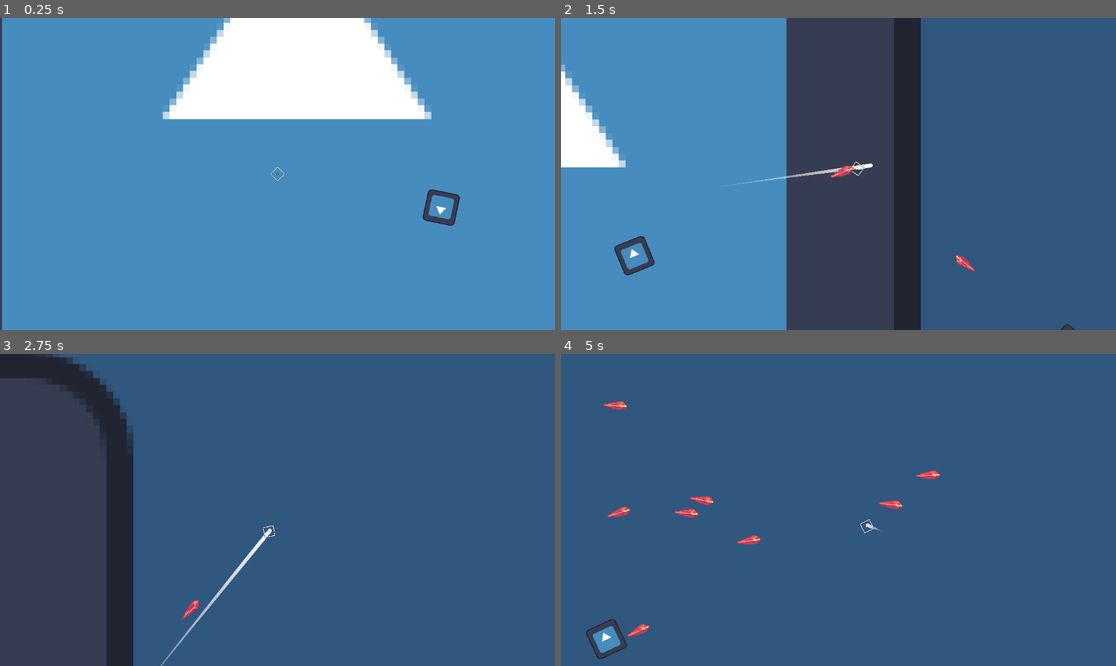
Above: before the commit, frames 1-4 (two rows, left to right).
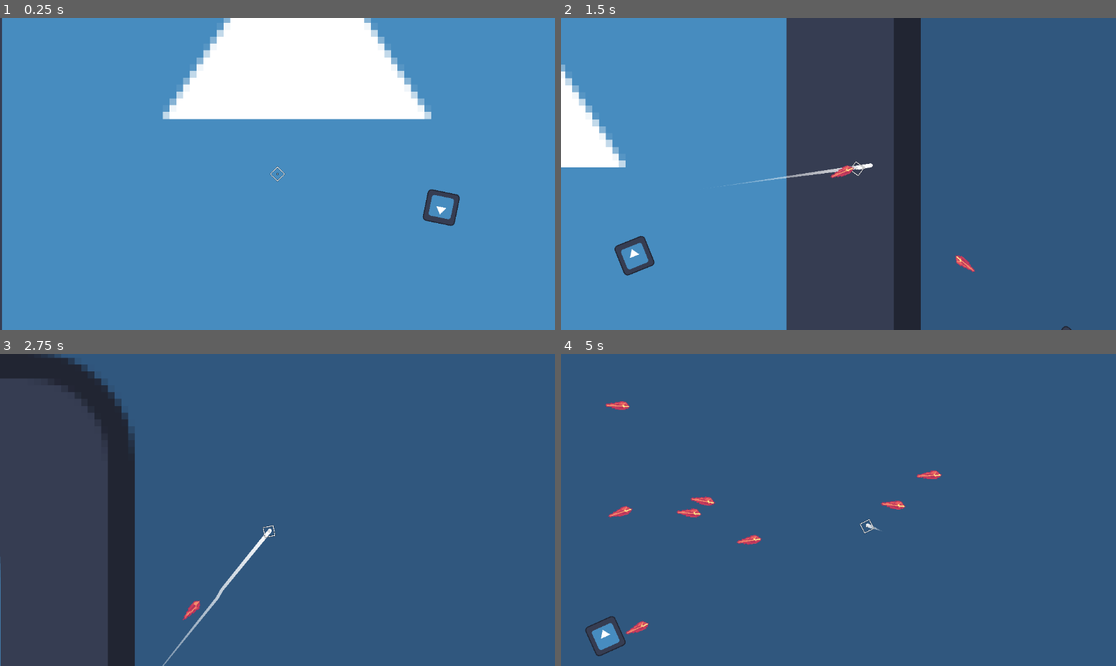
Above: after the commit, the same moments.

Repository: HazarBakir/void_blade
Game: Godot game, scene res://scenes/game_scene.tscn
Two runs of this game, one before a commit and one after it. Both use one fixed random seed, a clock stepped at 60 frames per second and the inputs below. The engine's default icon, where the game draws it, is replaced by a stand-in: a white triangle on a blue panel in a dark square.
Inputs (mouse positions are in pixels of both pictures, inside the frame that each line leads up to):
- Up to frame 1 (0.25 s): no input
- Up to frame 2 (1.5 s): move the mouse to (960, 158) at 0.52 s; press the mouse at (960, 158) at 0.53 s; move the mouse to (727, 189) at 1.27 s; release the mouse at (727, 189) at 1.28 s; click (727, 189) at 1.35 s
- Up to frame 3 (2.75 s): move the mouse to (333, 441) at 2.02 s; press the mouse at (333, 441) at 2.03 s
- Up to frame 4 (5 s): move the mouse to (810, 572) at 2.77 s; release the mouse at (810, 572) at 2.78 s; click (810, 572) at 2.85 s; move the mouse to (1005, 556) at 3.52 s; press the mouse at (1005, 556) at 3.53 s; move the mouse to (672, 463) at 4.27 s; release the mouse at (672, 463) at 4.28 s; click (672, 463) at 4.35 s

The runs differ from the first frame. In frame 1, less than 0.1% of the frame differs, in the area x 76-83%, y 55-67%; in frame 2, less than 0.1%; in frame 3, 0.8%, in the area x 0-47%, y 1-100%; in frame 4, 0.8%.

Commit message:
delete(player_stats.gd) - no need - duplicated file

Diff:
--- a/Scripts/Player/player_stats.gd
+++ /dev/null
@@ -1,11 +0,0 @@
-extends Node
-
-class_name Health
-var hp = 100
-
-func take_damage(amount):
-	hp -= amount
-
-
-func _ready():
-	print($".".name ," hp = ", hp)
--- a/scenes/game_scene.tscn
+++ b/scenes/game_scene.tscn
@@ -12,32 +12,42 @@
 position = Vector2(-2, 0)
 motion_mode = 1
 
-[node name="enemy_lvl_1" parent="." instance=ExtResource("4_bw6k5")]
-position = Vector2(199, 42)
-
-[node name="enemy_lvl_2" parent="." instance=ExtResource("4_bw6k5")]
-position = Vector2(1064.38, -648)
-
-[node name="enemy_lvl_3" parent="." instance=ExtResource("4_bw6k5")]
-position = Vector2(-414.36, -574)
-
-[node name="enemy_lvl_4" parent="." instance=ExtResource("4_bw6k5")]
-position = Vector2(-960.295, -166)
-
-[node name="enemy_lvl_5" parent="." instance=ExtResource("4_bw6k5")]
-position = Vector2(-1005.46, -859)
-
-[node name="enemy_lvl_6" parent="." instance=ExtResource("4_bw6k5")]
-position = Vector2(364.284, -768)
-
-[node name="enemy_lvl_7" parent="." instance=ExtResource("4_bw6k5")]
-position = Vector2(1005.46, 271)
-
-[node name="enemy_lvl_8" parent="." instance=ExtResource("4_bw6k5")]
-position = Vector2(-678.49, 462)
-
 [node name="Icon" type="Sprite2D" parent="."]
 z_index = -5
 position = Vector2(21.5, -84.0001)
 scale = Vector2(8.03906, 8.375)
 texture = ExtResource("3_ycayy")
+
+[node name="enemies" type="Node" parent="."]
+
+[node name="enemy_lvl_1" parent="enemies" instance=ExtResource("4_bw6k5")]
+position = Vector2(202.669, 42)
+scale = Vector2(2.07814, 2.04052)
+
+[node name="enemy_lvl_2" parent="enemies" instance=ExtResource("4_bw6k5")]
+position = Vector2(1084, -648)
+scale = Vector2(2.07814, 2.04052)
+
+[node name="enemy_lvl_3" parent="enemies" instance=ExtResource("4_bw6k5")]
+position = Vector2(-422, -574)
+scale = Vector2(2.07814, 2.04052)
+
+[node name="enemy_lvl_4" parent="enemies" instance=ExtResource("4_bw6k5")]
+position = Vector2(-978, -166)
+scale = Vector2(2.07814, 2.04052)
+
+[node name="enemy_lvl_5" parent="enemies" instance=ExtResource("4_bw6k5")]
+position = Vector2(-1024, -859)
+scale = Vector2(2.07814, 2.04052)
+
+[node name="enemy_lvl_6" parent="enemies" instance=ExtResource("4_bw6k5")]
+position = Vector2(371, -768)
+scale = Vector2(2.07814, 2.04052)
+
+[node name="enemy_lvl_7" parent="enemies" instance=ExtResource("4_bw6k5")]
+position = Vector2(1024, 271)
+scale = Vector2(2.07814, 2.04052)
+
+[node name="enemy_lvl_8" parent="enemies" instance=ExtResource("4_bw6k5")]
+position = Vector2(-691, 462)
+scale = Vector2(2.07814, 2.04052)
Not shown, removed: Scripts/Player/player_stats.gd.uid
